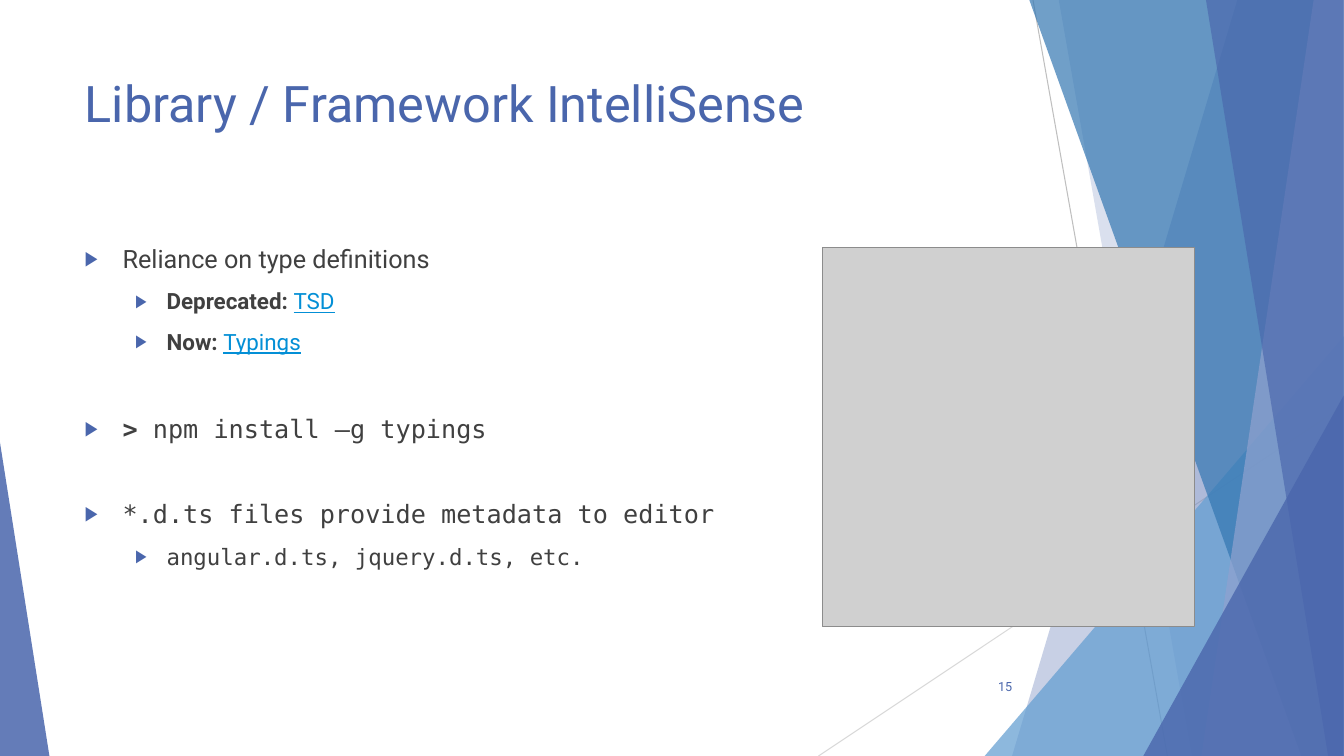
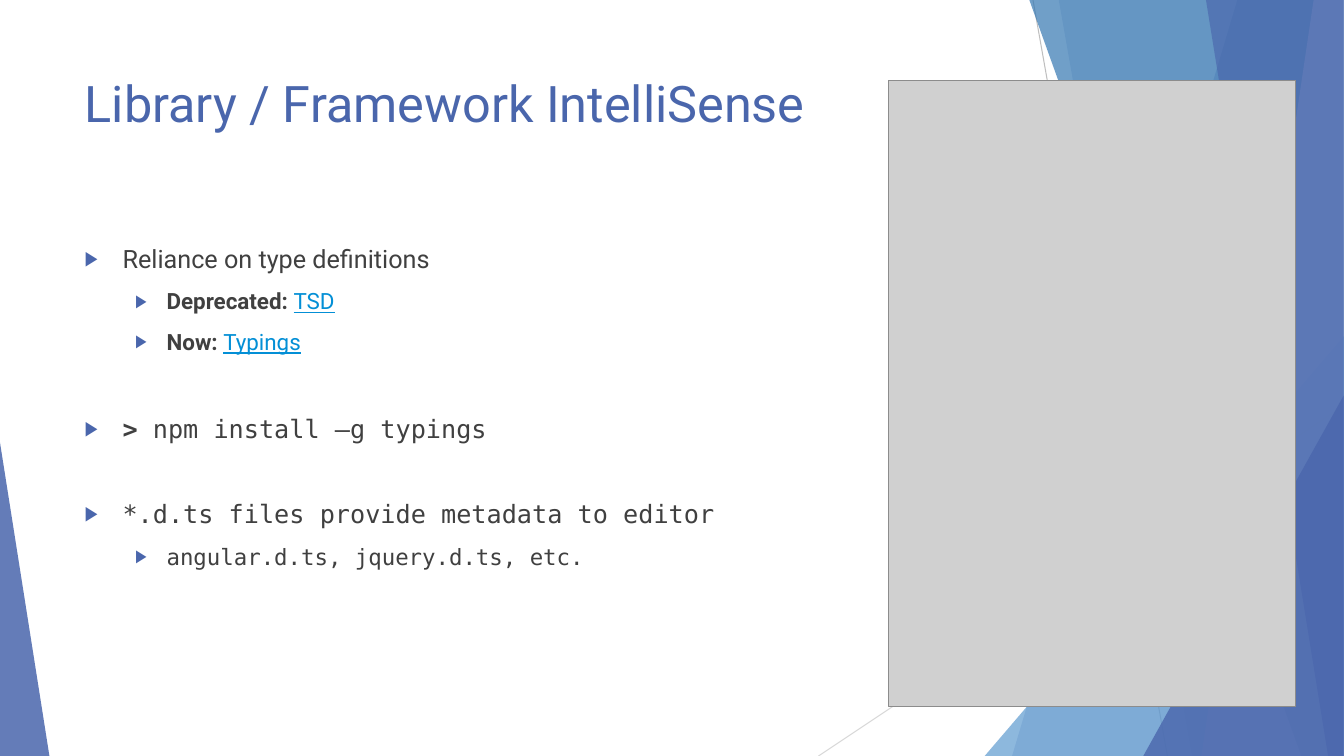
Before and after one commit to scottaddie/slide-decks, a slide deck: slide 15 of Intro to JavaScript Tooling in VS Code - devObjective.pptx. Drawn at 1344x756 pixels with LibreOffice and Linux fonts; fonts in the diff are those of the drawing; grey boxes stand for pictures. Boxes give left, top, right and bottom in pixels: in the first picture for what was removed or moved away, otherwise in the second. Text is boxed around its words. In the diff, an @@ line names an element or a change of style, - is before the commit and + after.

Commit message:
Update screenshots in dev.Objective() deck

```diff
--- a/Intro to JavaScript Tooling in VS Code - devObjective.pptx
+++ b/Intro to JavaScript Tooling in VS Code - devObjective.pptx
@@ picture added at (x1=888, y1=81, x2=1296, y2=707) @@
@@ picture removed at (x1=823, y1=248, x2=1196, y2=627) @@
@@ page number removed at (x1=998, y1=682, x2=1012, y2=691) @@
-15
```
Also in this commit, not shown: 4 other slides changed, 1 slide removed.
